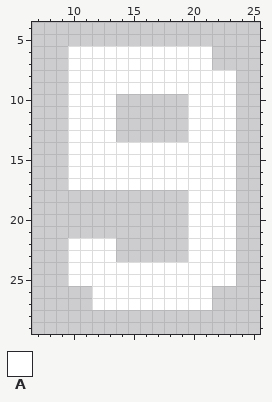
One commit to this pixel-art sprite: Engine/resources/Textures/UI/9.png. The picture above was drawn from the file before the commit.
The file is 32x32 pixels. Shown: x 7..25, y 4..29.
Palette (. is transparent): A #ffffff
Pixels before, first column x 10:
 6 AAAAAAAAAAAA..
 7 AAAAAAAAAAAA..
 8 AAAAAAAAAAAAAA
 9 AAAAAAAAAAAAAA
10 AAAA......AAAA
11 AAAA......AAAA
12 AAAA......AAAA
13 AAAA......AAAA
14 AAAAAAAAAAAAAA
15 AAAAAAAAAAAAAA
16 AAAAAAAAAAAAAA
17 AAAAAAAAAAAAAA
18 ..........AAAA
19 ..........AAAA
20 ..........AAAA
21 ..........AAAA
22 AAAA......AAAA
23 AAAA......AAAA
24 AAAAAAAAAAAAAA
25 AAAAAAAAAAAAAA
26 ..AAAAAAAAAA..
27 ..AAAAAAAAAA..
New version:
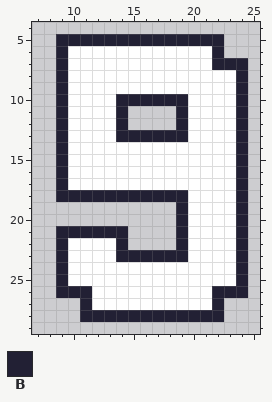
Colours new in this view: B #222034
Diff:
y 5: x 9..22 .............. -> BBBBBBBBBBBBBB
y 6: x 9 . -> B; x 22 . -> B
y 7: x 9 . -> B; x 22..24 ... -> BBB
y 8..9: x 9 . -> B; x 24 . -> B
y 10: x 9 . -> B; x 14..19 ...... -> BBBBBB; x 24 . -> B
y 11..12: x 9 . -> B; x 14 . -> B; x 19 . -> B; x 24 . -> B
y 13: x 9 . -> B; x 14..19 ...... -> BBBBBB; x 24 . -> B
y 14..17: x 9 . -> B; x 24 . -> B
y 18: x 9..19 ........... -> BBBBBBBBBBB; x 24 . -> B
y 19..20: x 19 . -> B; x 24 . -> B
y 21: x 9..14 ...... -> BBBBBB; x 19 . -> B; x 24 . -> B
y 22: x 9 . -> B; x 14 . -> B; x 19 . -> B; x 24 . -> B
y 23: x 9 . -> B; x 14..19 ...... -> BBBBBB; x 24 . -> B
y 24..25: x 9 . -> B; x 24 . -> B
y 26: x 9..11 ... -> BBB; x 22..24 ... -> BBB
y 27: x 11 . -> B; x 22 . -> B
y 28: x 11..22 ............ -> BBBBBBBBBBBB
Changed places in both pictures, as pixel boxes (x1, y1, x2, y2):
added: (56, 34, 248, 322)
